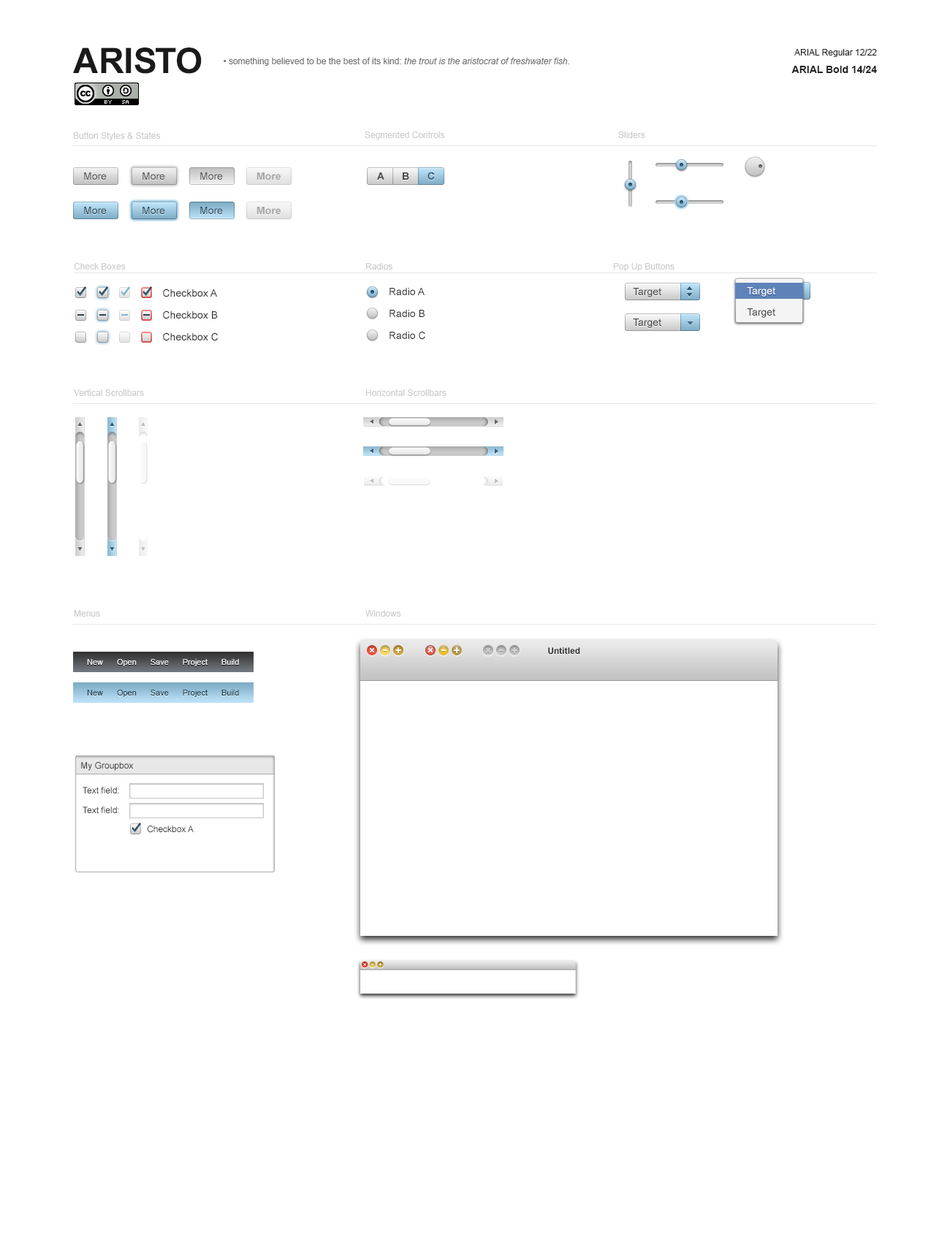
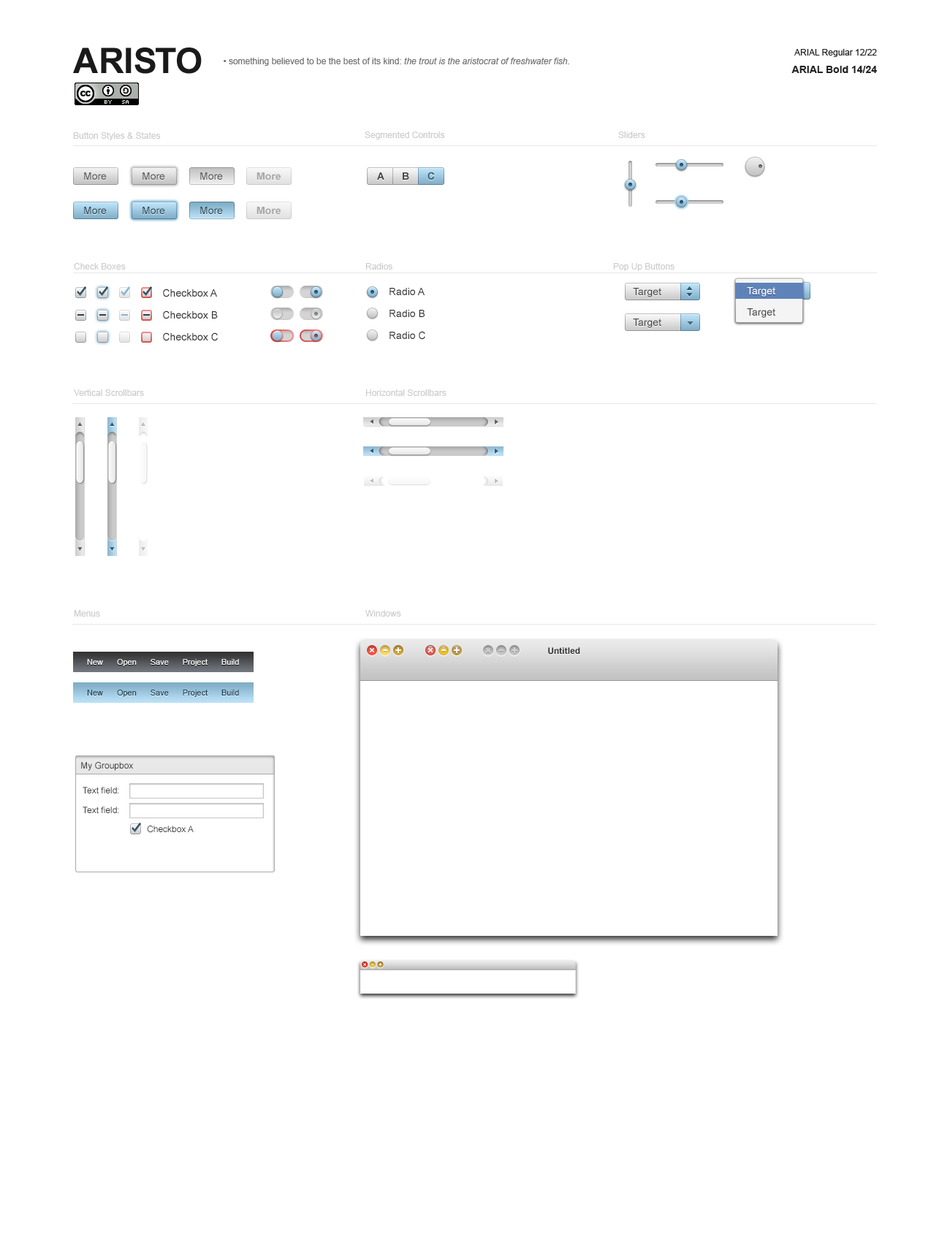
Layers edited between the first and the second (950, 1242) image:
added group "checkslider" with 23 layers above "Radios" over [270, 285, 323, 342]
added group "on" with 12 layers in group "checkslider" over [299, 285, 323, 342]
added group "disabled" (2nd of 3, in "checkslider" › "on") with 3 layers in group "on" over [299, 307, 323, 320]
added layer "Shape 67 copy 11" (1st of 2, in "checkslider" › "on" › "disabled") in group "disabled" over [310, 308, 322, 320]
added layer "Rounded Rectangle 4" (1st of 6, in "checkslider" › "on" › "disabled") in group "disabled" over [299, 307, 323, 320]
added group "invalid" (2nd of 3, in "checkslider" › "on") with 3 layers in group "on" over [299, 329, 323, 342]
added layer "Rounded Rectangle 4" (2nd of 6, in "checkslider" › "on" › "invalid") in group "invalid" over [299, 329, 323, 342]
added group "enabled" (1st of 2, in "checkslider" › "on") with 3 layers in group "on" over [299, 285, 323, 299]
added layer "Rounded Rectangle 4" (3rd of 6, in "checkslider" › "on" › "enabled") in group "enabled" over [299, 285, 323, 299]
added group "off" with 9 layers in group "checkslider" over [270, 285, 294, 342]
added group "disabled" (3rd of 3, in "checkslider" › "off") with 2 layers in group "off" over [270, 307, 294, 320]
added layer "Rounded Rectangle 4" (4th of 6, in "checkslider" › "off" › "disabled") in group "disabled" over [270, 307, 294, 320]
added group "invalid" (3rd of 3, in "checkslider" › "off") with 2 layers in group "off" over [270, 329, 294, 342]
added layer "Rounded Rectangle 4" (5th of 6, in "checkslider" › "off" › "invalid") in group "invalid" over [270, 329, 294, 342]
added group "enabled" (2nd of 2, in "checkslider" › "off") with 2 layers in group "off" over [270, 285, 294, 299]
added layer "Rounded Rectangle 4" (6th of 6, in "checkslider" › "off" › "enabled") in group "enabled" over [270, 285, 294, 299]
hid "Background" over [73, 47, 877, 343]
…and 8 more changes (8 added)
